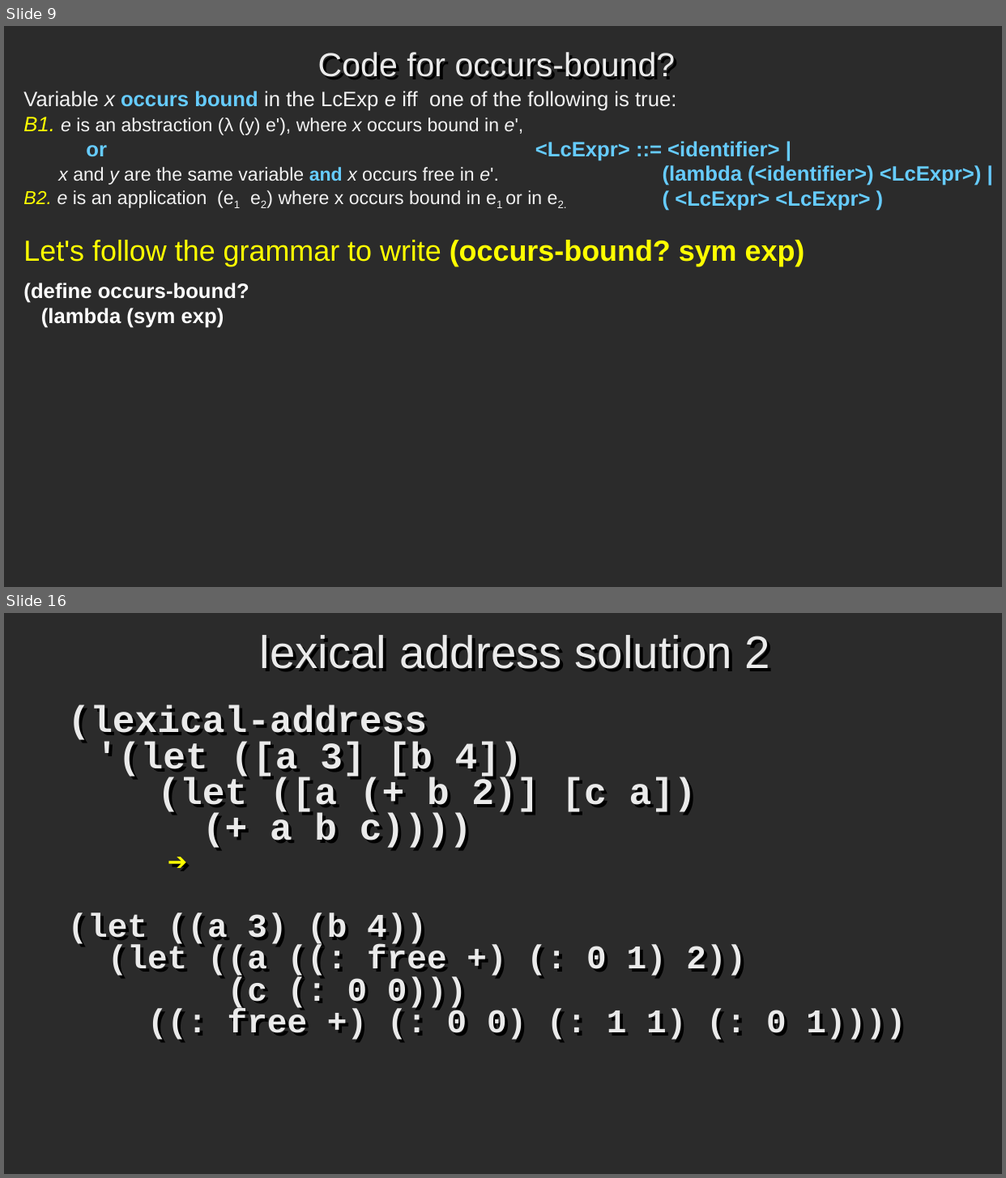
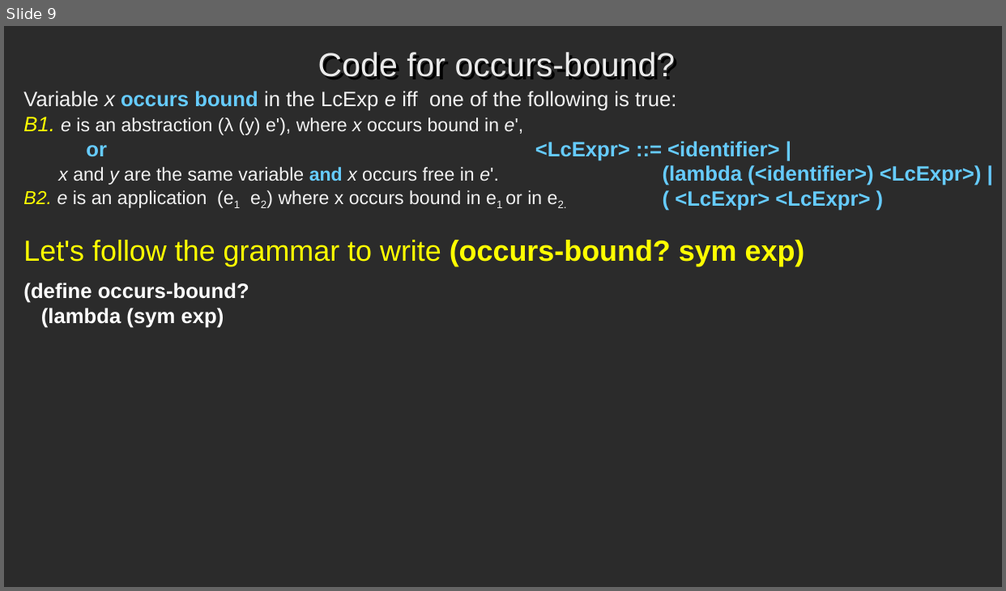
Before and after one commit to RHIT-CSSE/csse304, a slide deck: ClassMaterials/OccursBound/12-OccursBound-LexAddr-reverse.pptx. Shown one above the other, each under a label of ours: slides 9 and 16 before the commit, slide 9 after it; the slides between them are not shown. The pictures are 1006x1178 and 1006x591 pixels, drawn with LibreOffice and Linux fonts; fonts in the diff are those of the drawing; background and template pictures are left out; a plain dark background stands for a picture behind light text. Boxes give left, top, right and bottom in pixels: in the first picture for what was removed or moved away, otherwise in the second. Text is boxed around its words. In the diff, an @@ line names an element or a change of style, - is before the commit and + after.

Commit message:
new activity, no more lexical address

```diff
--- a/ClassMaterials/OccursBound/12-OccursBound-LexAddr-reverse.pptx
+++ b/ClassMaterials/OccursBound/12-OccursBound-LexAddr-reverse.pptx
@@ slide 16 removed at (x1=4, y1=613, x2=1002, y2=1174), background picture (left out) @@
@@ title removed at (x1=260, y1=635, x2=770, y2=671) @@
-lexical address solution 2
@@ text removed at (x1=68, y1=705, x2=906, y2=1041) @@
-(lexical-address
-'(let ([a 3] [b 4])
-(let ([a (+ b 2)] [c a])
-(+ a b c))))
-➔
-(let ((a 3) (b 4))
-(let ((a ((: free +) (: 0 1) 2))
-(c (: 0 0)))
-((: free +) (: 0 0) (: 1 1) (: 0 1))))
```
Also in this commit, not shown: 1 slide changed, 1 slide added, 6 other slides removed, 3 other files.
